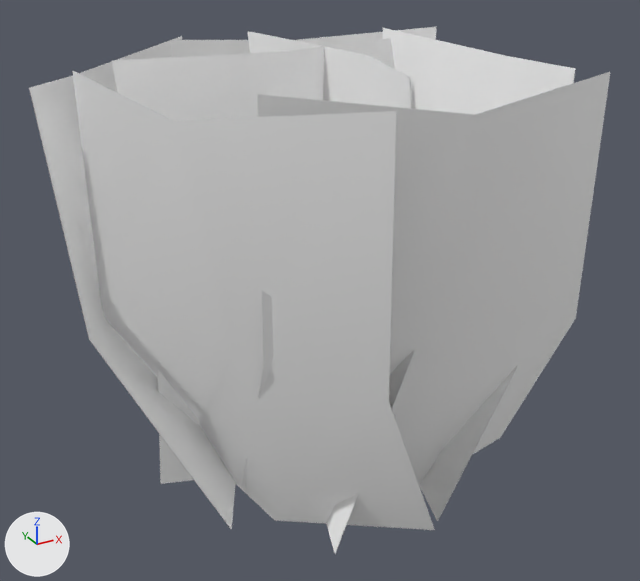
Renders of the FBX model LevelBuildingSidekick/Assets/LBS_TilesAssets/Resources/Trees and floor/Vegetation Pack Free/Meshes/Grass_01.fbx from each side of a commit.
Both versions are drawn from a 50 mm lens placed at (-0.258, -0.456, 0.364), pointed at (-0.005, 0.004, 0.134). The lights are fixed; the arrows at lower left show +X, +Y and +Z. Objects named as collision shapes, trigger or cutter boxes, shadow casters or lower levels of detail are left out. Where no turn or scale is listed for an object, it has been applied to the vertices.

Objects in the first picture: 'Grass_01'.
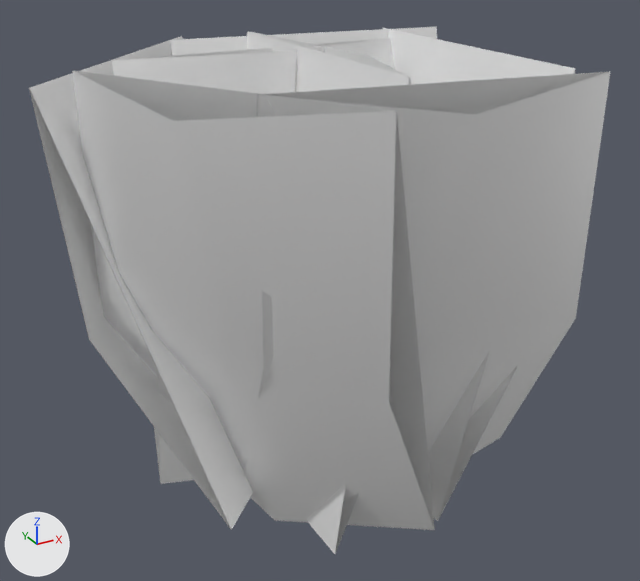
Patch to the scene script:
```diff
--- a/LevelBuildingSidekick/Assets/LBS_TilesAssets/Resources/Trees and floor/Vegetation Pack Free/Meshes/Grass_01.fbx.py
+++ b/LevelBuildingSidekick/Assets/LBS_TilesAssets/Resources/Trees and floor/Vegetation Pack Free/Meshes/Grass_01.fbx.py
@@ mat_vegetation_001 @@
+mat_vegetation_001 = principled_material('Vegetation.001')
+mat_vegetation_001.base_color = (1.0, 1.0, 1.0)  # white #ffffff
+mat_vegetation_001.metallic = 0.5
+mat_vegetation_001.roughness = 0.553
@@ me_mesh @@
 me_mesh.from_pydata(...)  # 126 vertices, 56 faces; spans x -0.166..0.134, y -0.138..0.164, z -0.003..0.285
-me_mesh.materials.append(mat_vegetation)  # white #ffffff
+me_mesh.materials.append(mat_vegetation_001)  # white #ffffff
@@ me_mesh_004 @@
+me_mesh_004.from_pydata(...)  # 56 vertices, 14 faces; spans x -0.166..0.134, y -0.138..0.164, z -0.003..0.285
+me_mesh_004.materials.append(mat_vegetation_001)  # white #ffffff
@@ ob_grass_01_lod1 @@
+ob_grass_01_lod1 = bpy.data.objects.new('Grass_01_LOD1', me_mesh_004)
+ob_grass_01_lod1.location = (0.0, 0.0, 0.0)
```

What differs and where, as boxes [x1, y1, x2, y2] in the pictures (640 x 581 px):
'Grass_01', recoloured: [29, 27, 609, 554] in both
'Grass_01_LOD1', added: after [29, 27, 609, 554]
